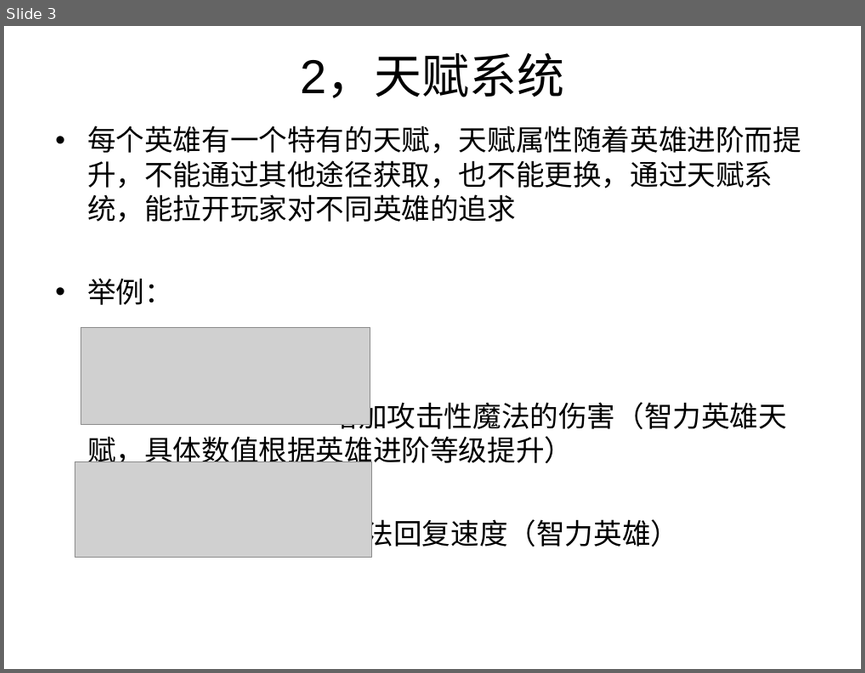
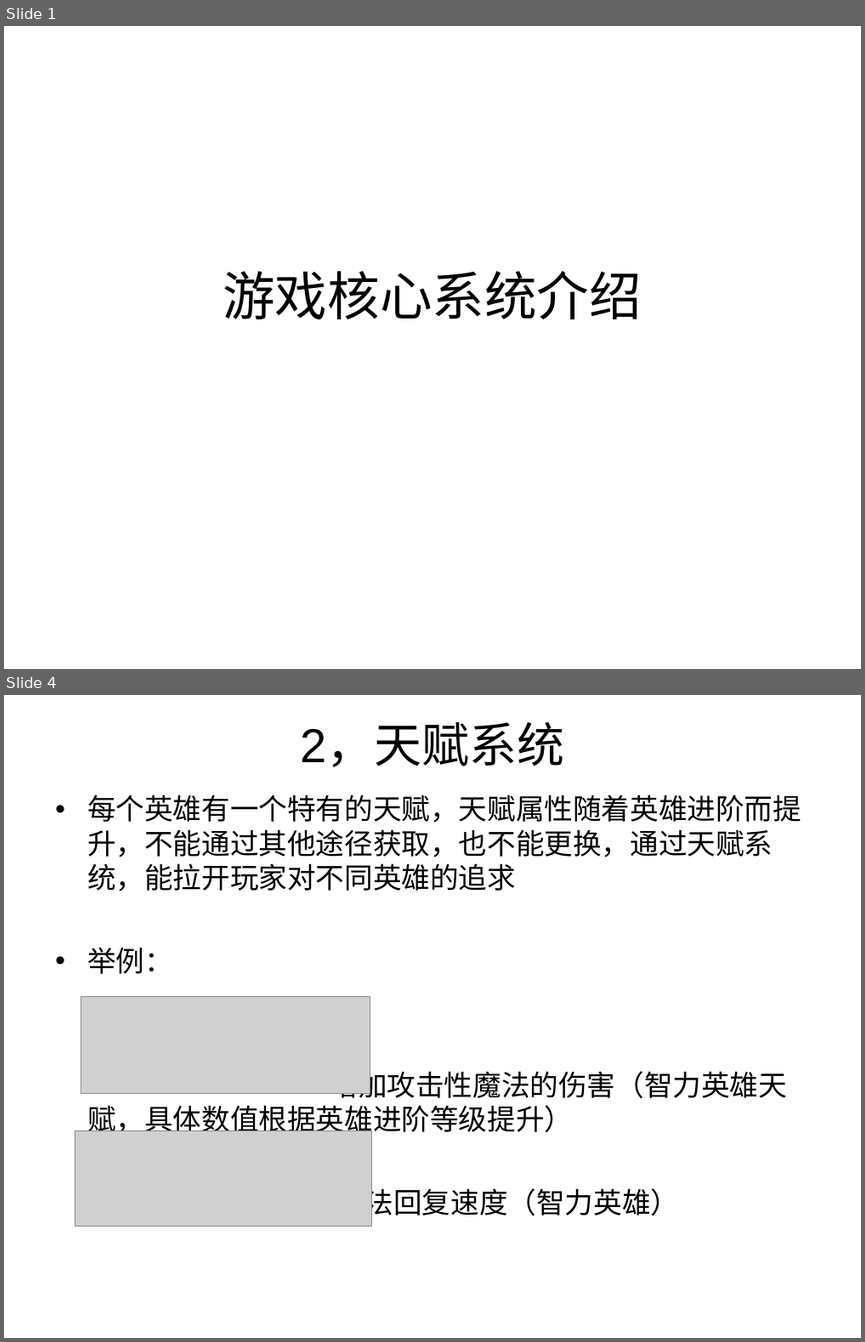
Before and after one commit to caihan1984/demov1, a slide deck: Assets/document/demo.ppt. Shown one above the other, each under a label of ours: slide 3 before the commit, slides 1 and 4 after it; the slides between them are not shown. The pictures are 865x673 and 865x1342 pixels, drawn with LibreOffice and Linux fonts; fonts in the diff are those of the drawing; grey boxes stand for pictures. Boxes give left, top, right and bottom in pixels: in the first picture for what was removed or moved away, otherwise in the second. Text is boxed around its words. In the diff, an @@ line names an element or a change of style, - is before the commit and + after.

```diff
--- a/Assets/document/demo.ppt
+++ b/Assets/document/demo.ppt
@@ slide 1 added at <box>4,26,861,669</box>, background #FFFFFF @@
@@ title added at <box>222,271,642,319</box>, 44 pt, text #000000 @@
+游戏核心系统介绍
@@ what was slide 3 is now slide 4 @@
```
Also in this commit, not shown: 6 slides changed, 1 other slide added, 1 slide removed.
